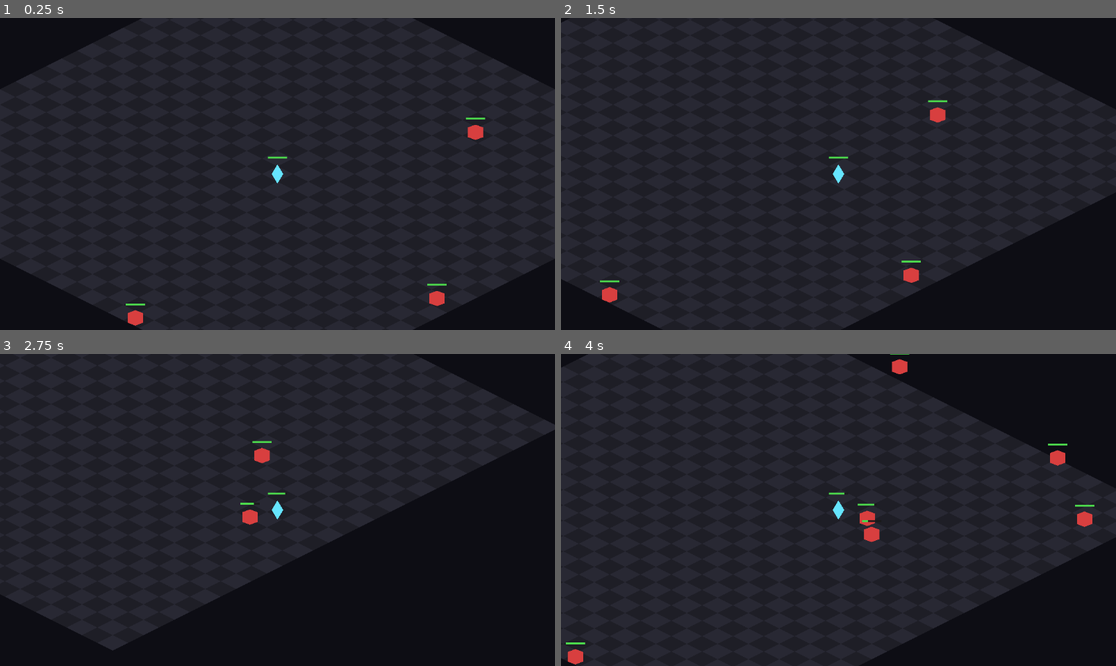
Above: before the commit, frames 1-4 (two rows, left to right).
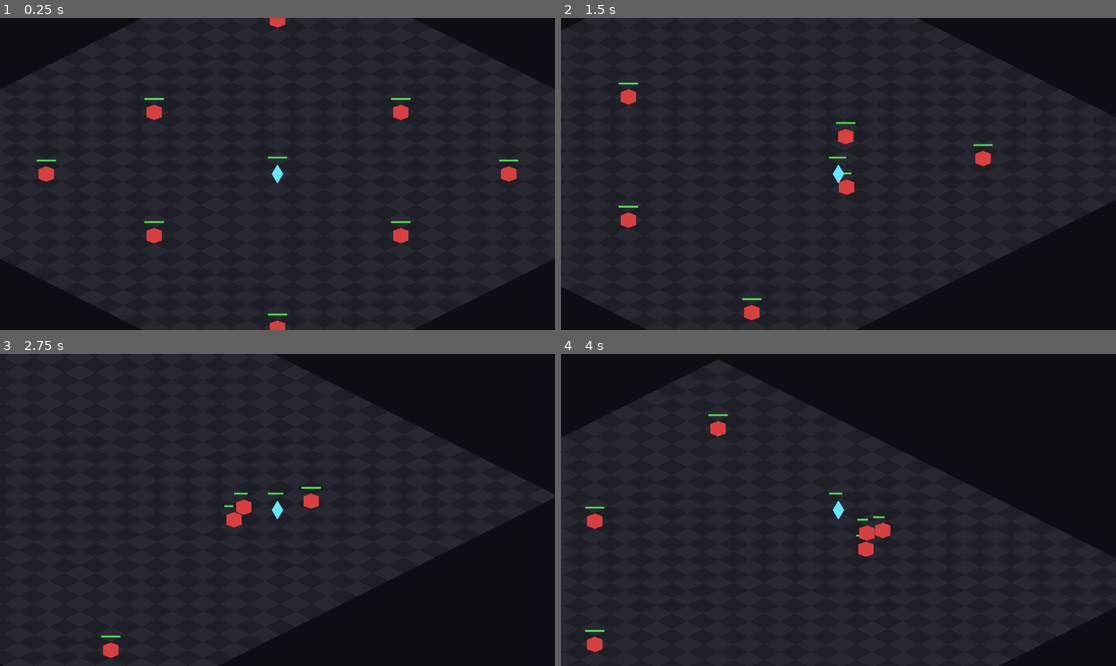
Above: after the commit, the same moments.

Repository: Rathe001/neurokore-requiem
Game: Godot game, scene res://scenes/world.tscn
Two runs of this game, one before a commit and one after it. Both use one fixed random seed, a clock stepped at 60 frames per second and the inputs below.
Inputs (mouse positions are in pixels of both pictures, inside the frame that each line leads up to):
- Up to frame 1 (0.25 s): no input
- Up to frame 2 (1.5 s): tap Enter at 0.5 s; move the mouse to (960, 158) at 0.52 s; hold D (move_right) 0.53-1.28 s; hold Right mouse button (attack_aoe) 0.53-1.28 s; click (960, 158) at 0.67 s; move the mouse to (727, 189) at 1.27 s; hold S (move_down) from 1.28 s (still down); click (727, 189) at 1.35 s
- Up to frame 3 (2.75 s): move the mouse to (333, 441) at 2.02 s; release S (move_down) at 2.03 s; hold D (move_right) from 2.03 s (still down); hold Right mouse button (attack_aoe) from 2.03 s (still down)
- Up to frame 4 (4 s): move the mouse to (810, 572) at 2.77 s; release D (move_right) at 2.78 s; release Right mouse button (attack_aoe) at 2.78 s; hold W (move_up) 2.78-3.53 s; click (810, 572) at 2.85 s; move the mouse to (1005, 556) at 3.52 s; hold A (move_left) from 3.53 s (still down); hold Right mouse button (attack_aoe) from 3.53 s (still down)

The runs differ from the first frame. In frame 1, 1.5% of the frame differs, in the area x 6-94%, y 0-100%; in frame 2, 2.5%; in frame 3, 13%; in frame 4, 14%, in the area x 0-100%, y 0-100%.

Commit message:
Replace spawner with pre-placed level and clear detection
Introduces Level scene type with signal-driven clear tracking via
tree_exited. level_prototype.tscn holds 8 pre-placed enemies. Matches
the D2-style model where levels are authored and fully clearable.

Co-Authored-By: Claude Opus 4.7 <noreply@anthropic.com>

Diff:
--- /dev/null
+++ b/game/scenes/levels/level_prototype.tscn
@@ -0,0 +1,31 @@
+[gd_scene load_steps=3 format=3]
+
+[ext_resource type="Script" path="res://scripts/level.gd" id="1_level_script"]
+[ext_resource type="PackedScene" path="res://scenes/enemy.tscn" id="2_enemy_scene"]
+
+[node name="Level" type="Node2D"]
+script = ExtResource("1_level_script")
+
+[node name="Enemy1" parent="." instance=ExtResource("2_enemy_scene")]
+position = Vector2(256, 128)
+
+[node name="Enemy2" parent="." instance=ExtResource("2_enemy_scene")]
+position = Vector2(-256, 128)
+
+[node name="Enemy3" parent="." instance=ExtResource("2_enemy_scene")]
+position = Vector2(256, -128)
+
+[node name="Enemy4" parent="." instance=ExtResource("2_enemy_scene")]
+position = Vector2(-256, -128)
+
+[node name="Enemy5" parent="." instance=ExtResource("2_enemy_scene")]
+position = Vector2(0, 320)
+
+[node name="Enemy6" parent="." instance=ExtResource("2_enemy_scene")]
+position = Vector2(0, -320)
+
+[node name="Enemy7" parent="." instance=ExtResource("2_enemy_scene")]
+position = Vector2(480, 0)
+
+[node name="Enemy8" parent="." instance=ExtResource("2_enemy_scene")]
+position = Vector2(-480, 0)
--- a/game/scenes/world.tscn
+++ b/game/scenes/world.tscn
@@ -1,10 +1,9 @@
-[gd_scene load_steps=7 format=3]
+[gd_scene load_steps=6 format=3]
 
 [ext_resource type="Script" path="res://scripts/player.gd" id="1_player_script"]
 [ext_resource type="PackedScene" path="res://scenes/health_bar.tscn" id="2_health_bar"]
-[ext_resource type="Script" path="res://scripts/enemy_spawner.gd" id="3_spawner_script"]
-[ext_resource type="PackedScene" path="res://scenes/enemy.tscn" id="4_enemy_scene"]
-[ext_resource type="Script" path="res://scripts/ground_grid.gd" id="5_ground_script"]
+[ext_resource type="Script" path="res://scripts/ground_grid.gd" id="3_ground_script"]
+[ext_resource type="PackedScene" path="res://scenes/levels/level_prototype.tscn" id="4_level"]
 
 [sub_resource type="CircleShape2D" id="CircleShape2D_player"]
 radius = 16.0
@@ -12,11 +11,9 @@
 [node name="World" type="Node2D"]
 
 [node name="Ground" type="Node2D" parent="."]
-script = ExtResource("5_ground_script")
+script = ExtResource("3_ground_script")
 
-[node name="EnemySpawner" type="Node2D" parent="."]
-script = ExtResource("3_spawner_script")
-enemy_scene = ExtResource("4_enemy_scene")
+[node name="Level" parent="." instance=ExtResource("4_level")]
 
 [node name="Player" type="CharacterBody2D" parent="."]
 script = ExtResource("1_player_script")
--- /dev/null
+++ b/game/scripts/level.gd
@@ -0,0 +1,36 @@
+extends Node2D
+class_name Level
+
+# Root script for a level scene. Walks its own subtree at startup to
+# count enemies, then emits `cleared` when the last one dies. Detection
+# is signal-driven (tree_exited) so there is no per-frame scanning.
+
+signal cleared
+
+var _remaining := 0
+var _is_cleared := false
+
+func _ready() -> void:
+	for enemy in _collect_enemies(self):
+		enemy.tree_exited.connect(_on_enemy_exited)
+		_remaining += 1
+	if _remaining == 0:
+		_mark_cleared()
+
+func _collect_enemies(node: Node) -> Array:
+	var result: Array = []
+	if node.is_in_group(&"enemies"):
+		result.append(node)
+	for child in node.get_children():
+		result.append_array(_collect_enemies(child))
+	return result
+
+func _on_enemy_exited() -> void:
+	_remaining -= 1
+	if _remaining <= 0 and not _is_cleared:
+		_mark_cleared()
+
+func _mark_cleared() -> void:
+	_is_cleared = true
+	print("Level cleared.")
+	cleared.emit()
Not shown, added: game/scripts/ground_grid.gd.uid
Not shown, added: game/scripts/iso_grid.gd.uid
Not shown, added: game/scripts/level.gd.uid
